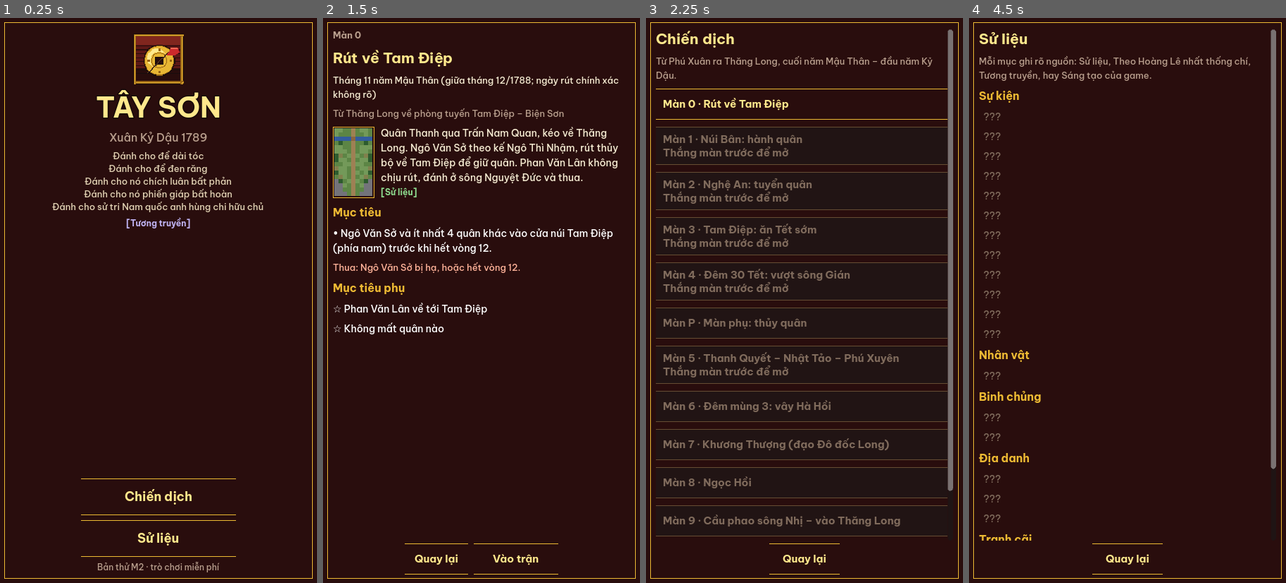
Above: before the commit, frames 1-4 (left to right).
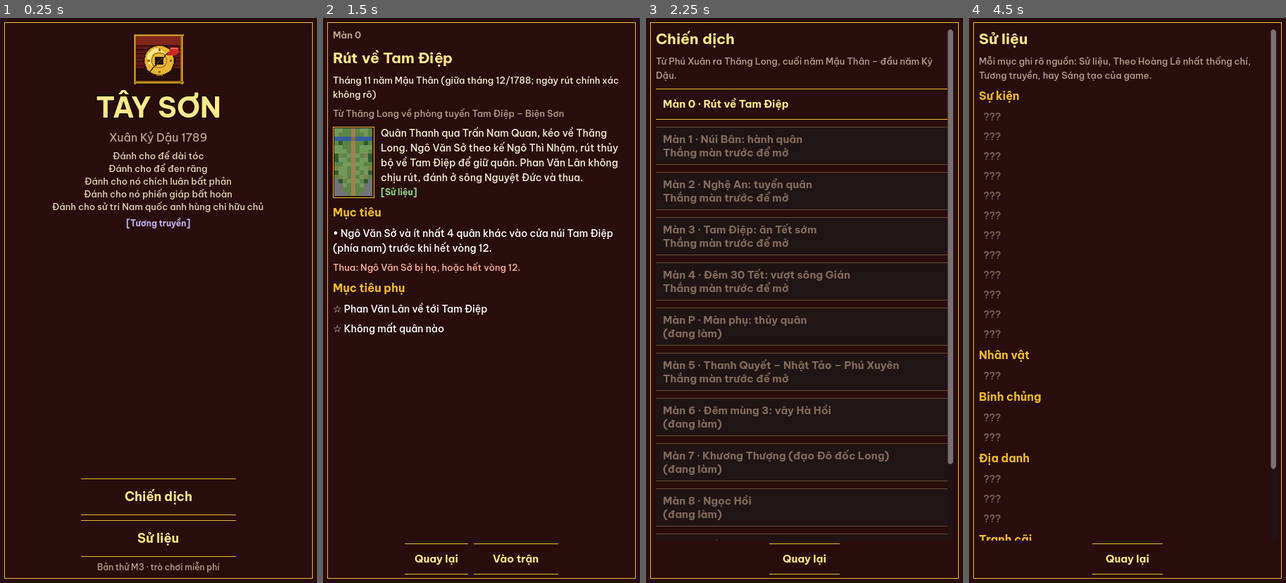
Above: after the commit, the same moments.

Repository: taipv-stringee/asset-gamemaker
Game: Godot game, scene res://scenes/main.tscn
The game is run twice, just before and just after one commit, with the same random seed, the same clock (stepped at 60 frames per second) and the same inputs.
Inputs (mouse positions are in pixels of both pictures, inside the frame that each line leads up to):
- Up to frame 1 (0.25 s): no input
- Up to frame 2 (1.5 s): click "Chiến dịch" at 0.5 s; click "Màn 0 · Rút về Tam Điệp" at 1.25 s
- Up to frame 3 (2.25 s): click "Quay lại" at 2 s
- Up to frame 4 (4.5 s): click (1124, 582) at 2.75 s, where only the run before the commit has a clickable "Trận thử luật (ban ngày)"; click "Quay lại" at 3.5 s; click "Sử liệu" at 4.25 s

The runs differ from the first frame. In frame 1, 0.1% of the frame differs, in the area x 43-70%, y 96-99%; in frame 2, nothing differs; in frame 3, 7.0%, in the area x 3-97%, y 52-93%; in frame 4, nothing differs.

Commit message:
Xử lý kiểm thử M3 lần 3: mục tiêu phụ đã xong giữa trận, dải trinh sát thoát lâu hơn, màn 5 hết hạn vòng 18
- side_objectives_live: trạng thái "xong" (✓ đã xong) cho mục tiêu làm được trước khi thắng
- Dải chữ trinh sát thoát giữ ~2 giây; đồng bộ hình quân mỗi lần chạm
- Menu "Bản thử M3"; màn chưa làm ghi "(đang làm)"
- Màn 5: hết hạn vòng 18, gợi ý chiêu hàng quân tan ở đầu cầu

Co-Authored-By: Claude Opus 5.5 <noreply@anthropic.com>
Claude-Session: https://claude.ai/code/session_019xBjWALMU1UXnhegCtVYTa

Diff:
--- a/games/quang-trung/godot/data/missions/m05_thanh_quyet.json
+++ b/games/quang-trung/godot/data/missions/m05_thanh_quyet.json
@@ -7,8 +7,8 @@
  "dia_danh": "Đường thiên lý từ sông Gián tới Phú Xuyên (nam Hà Nội ngày nay)",
  "gioi_thieu": "Qua sông Gián, quân Tây Sơn đuổi theo quân Lê và quân Thanh tan chạy, qua Thanh Quyết, diệt đồn Nhật Tảo. Tới Phú Xuyên, quân ta bắt hết toán do thám của địch, nên tin không về được đồn Hà Hồi.",
  "nhan_gioi_thieu": "Theo HLNTC",
- "muc_tieu_chinh": "Quang Trung chiếm đồn Nhật Tảo trước khi hết vòng 16.",
- "dieu_kien_thua": "Quang Trung bị hạ, hoặc hết vòng 16.",
+ "muc_tieu_chinh": "Quang Trung chiếm đồn Nhật Tảo trước khi hết vòng 18.",
+ "dieu_kien_thua": "Quang Trung bị hạ, hoặc hết vòng 18.",
  "hoi_thoai": "m05_thanh_quyet",
  "nhac": "chu_de",
  "ghi_chu": "Truy kích (04 §Màn 5). Vị trí đồn, sông, số trinh sát là Sáng tạo của game; việc bắt hết toán do thám ở Phú Xuyên theo HLNTC và Liệt truyện.",
@@ -403,8 +403,8 @@
    3
   ]
  },
- "thua_het_luot": 16,
- "ly_do_het_luot": "Hết vòng 16: quân Thanh ở Nhật Tảo đã kịp lui về giữ Hà Hồi.",
+ "thua_het_luot": 18,
+ "ly_do_het_luot": "Hết vòng 18: quân Thanh ở Nhật Tảo đã kịp lui về giữ Hà Hồi.",
  "muc_tieu_phu": [
   {
    "loai": "khong_thoat",
@@ -435,6 +435,11 @@
    "khi": "vong",
    "n": 5,
    "loi": "Chiếm đồn Thanh Quyết (giữa – nam) để có chỗ mua lính gần mặt trận hơn."
+  },
+  {
+   "khi": "vong",
+   "n": 8,
+   "loi": "Cờ rách (quân tan) chắn đường qua cầu thì cho quân sư đứng kề để chiêu hàng: vừa dọn đường, vừa có thêm hàng binh. Thần công đứng bờ nam vẫn bắn tới cổng và đồn Nhật Tảo."
   }
  ],
  "su_lieu": [
--- a/games/quang-trung/godot/scripts/battle/battle.gd
+++ b/games/quang-trung/godot/scripts/battle/battle.gd
@@ -586,12 +586,12 @@
 	_set_buttons([])
 
 
-func _show_banner(text: String, color: Color = C_GOLD_LIGHT) -> void:
+func _show_banner(text: String, color: Color = C_GOLD_LIGHT, hold := 0.9) -> void:
 	banner.text = text
 	banner.add_theme_color_override("font_color", color)
 	var tw := create_tween()
 	tw.tween_property(banner, "modulate:a", 1.0, 0.15)
-	tw.tween_interval(0.9)
+	tw.tween_interval(hold)
 	tw.tween_property(banner, "modulate:a", 0.0, 0.3)
 
 
@@ -665,6 +665,11 @@
 	var p := _screen_to_tile(screen)
 	if not state.in_bounds(p):
 		return
+	# Đồng bộ lại hình mọi quân (xám / máu) mỗi lần chạm: báo cáo M3 lần 3 thấy một lần quân đã xong lượt chưa xám.
+	UnitSprite.turn_faction = state.current_faction()
+	for su in state.units:
+		if sprites.has(su.uid):
+			sprites[su.uid].refresh(su)
 	cursor.visible = true
 	cursor.position = Vector2(p * T)
 	end_turn_armed = false
@@ -1082,8 +1087,9 @@
 					await tw.finished
 					es.queue_free()
 				Sfx.play("bao_dong", -6.0)
-				_show_banner("Một trinh sát đã thoát về báo tin!", Color(1, 0.5, 0.42))
-				await get_tree().create_timer(0.8).timeout
+				# Báo cáo M3 lần 3: dải này dễ lỡ → giữ lâu hơn và dừng một nhịp.
+				_show_banner("Một trinh sát đã thoát về báo tin!", Color(1, 0.5, 0.42), 2.2)
+				await get_tree().create_timer(1.8).timeout
 			"lo_dien":
 				Sfx.play("lo_dien", -6.0)
 				var seen: UnitSprite = sprites.get(e["uid"])
@@ -1225,9 +1231,11 @@
 
 
 func _objective_line(ten: String, st: String) -> Label:
-	var mark: String = {"dat": "★ ", "hong": "✗ ", "dang": "☆ "}[st]
-	var color: Color = {"dat": C_GOLD_LIGHT, "hong": Color(0.95, 0.5, 0.45), "dang": Color(0.9, 0.86, 0.78)}[st]
-	var text := mark + ten + (" (đã hỏng)" if st == "hong" and state.result == "" else "")
+	var mark: String = {"dat": "★ ", "hong": "✗ ", "dang": "☆ ", "xong": "✓ "}[st]
+	var color: Color = {"dat": C_GOLD_LIGHT, "hong": Color(0.95, 0.5, 0.45), "dang": Color(0.9, 0.86, 0.78),
+		"xong": Color(0.6, 0.9, 0.6)}[st]
+	var text := mark + ten + (" (đã hỏng)" if st == "hong" and state.result == "" else "") \
+		+ (" (đã xong)" if st == "xong" else "")
 	return UiKit.wrap_label(text, UiKit.FS_BODY, color)
 
 
--- a/games/quang-trung/godot/scripts/core/rules.gd
+++ b/games/quang-trung/godot/scripts/core/rules.gd
@@ -937,7 +937,8 @@
 	return out
 
 
-## Tình trạng mục tiêu phụ giữa trận (cho bảng tạm dừng): "dat" | "hong" (đã không thể đạt) | "dang" (còn mở).
+## Tình trạng mục tiêu phụ giữa trận (cho bảng tạm dừng): "dat" | "hong" (đã không thể đạt) | "dang" (còn mở)
+## | "xong" (đã làm được trong trận, thành ★ khi thắng — báo cáo M3 lần 3).
 static func side_objectives_live(state: BattleState) -> Array[Dictionary]:
 	var out: Array[Dictionary] = []
 	var won := state.result == "thang"
@@ -965,21 +966,21 @@
 					st = "hong"
 			"hang_binh_toi_thieu":
 				if int(state.flags.get("hang_binh", 0)) >= int(o["n"]):
-					st = "dat" if won else "dang"
+					st = "dat" if won else "xong"
 			"len_cap":
 				if int(state.flags.get("cap_cao_nhat", 0)) >= int(o.get("n", 1)):
-					st = "dat" if won else "dang"
+					st = "dat" if won else "xong"
 			"co":
 				if has_flag(state, o["co"]):
-					st = "dat" if won else "dang"
+					st = "dat" if won else "xong"
 			"ve_vung":
 				if int(state.flags["mat_quan"].get(o["quan"], 0)) > 0:
 					st = "hong"
 				elif won:
 					st = "dat" if _type_in_zone(state, o["quan"], o["khu"]) else "hong"
-		if st == "dang" and won:
+		if (st == "dang" or st == "xong") and won:
 			st = "dat"
-		if st == "dang" and lost_game:
+		if (st == "dang" or st == "xong") and lost_game:
 			st = "hong"
 		out.append({"ten": o.get("ten", ""), "trang_thai": st})
 	return out
--- a/games/quang-trung/godot/scripts/ui/campaign_screen.gd
+++ b/games/quang-trung/godot/scripts/ui/campaign_screen.gd
@@ -23,6 +23,8 @@
 			text += ("\n" + "★".repeat(n) + "☆".repeat(maxi(total - n, 0))) if total > 0 else "\nĐã xem"
 		elif id != "" and not open:
 			text += "\nThắng màn trước để mở"
+		elif id == "":
+			text += "\n(đang làm)"
 		var b := UiKit.list_button(text, func() -> void: mission_chosen.emit(id))
 		b.disabled = not open
 		col.add_child(b)
--- a/games/quang-trung/godot/scripts/ui/main_menu.gd
+++ b/games/quang-trung/godot/scripts/ui/main_menu.gd
@@ -50,7 +50,7 @@
 		col.add_child(_menu_button("Tiếp tục", func() -> void: continue_pressed.emit()))
 	col.add_child(_menu_button("Chiến dịch", func() -> void: campaign_pressed.emit()))
 	col.add_child(_menu_button("Sử liệu", func() -> void: codex_pressed.emit()))
-	var foot := UiKit.label("Bản thử M2 · trò chơi miễn phí", UiKit.FS_TAG, UiKit.C_MUTED)
+	var foot := UiKit.label("Bản thử M3 · trò chơi miễn phí", UiKit.FS_TAG, UiKit.C_MUTED)
 	foot.horizontal_alignment = HORIZONTAL_ALIGNMENT_CENTER
 	col.add_child(foot)
 
--- a/games/quang-trung/godot/tests/test_trinh_sat.gd
+++ b/games/quang-trung/godot/tests/test_trinh_sat.gd
@@ -104,3 +104,15 @@
 	var ev := Rules.cmd_capture(s, qt)
 	t.check(_has_event(ev, "bang"), "chiếm đồn thì chạy sự kiện chiem_o")
 	return true
+
+
+func test_live_objective_done_before_win(t) -> bool:
+	# Báo cáo M3 lần 3: mục tiêu phụ đã làm được giữa trận hiện "xong" (✓), không còn ☆ như chưa làm.
+	var s := make([".........."], [{"id": "linh_giao", "phe": "tayson", "x": 0, "y": 0}],
+		{"muc_tieu_phu": [{"loai": "co", "co": "moi_thiep", "ten": "Mời"}]})
+	t.eq(Rules.side_objectives_live(s)[0]["trang_thai"], "dang", "chưa làm: còn mở")
+	s.flags["co"] = {"moi_thiep": true}
+	t.eq(Rules.side_objectives_live(s)[0]["trang_thai"], "xong", "đã làm, chưa thắng: xong")
+	s.result = "thang"
+	t.eq(Rules.side_objectives_live(s)[0]["trang_thai"], "dat", "thắng: đạt")
+	return true
Not shown, changed: games/quang-trung/docs/04-chien-dich.md
Not shown, changed: games/quang-trung/godot/bao-cao-kiem-thu/2026-10-13-m3.md
